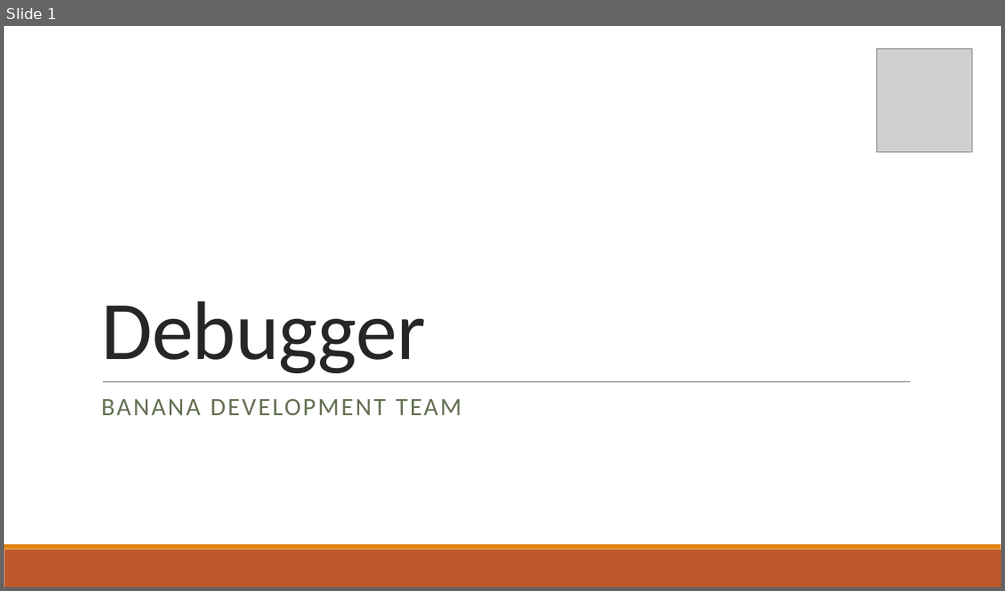
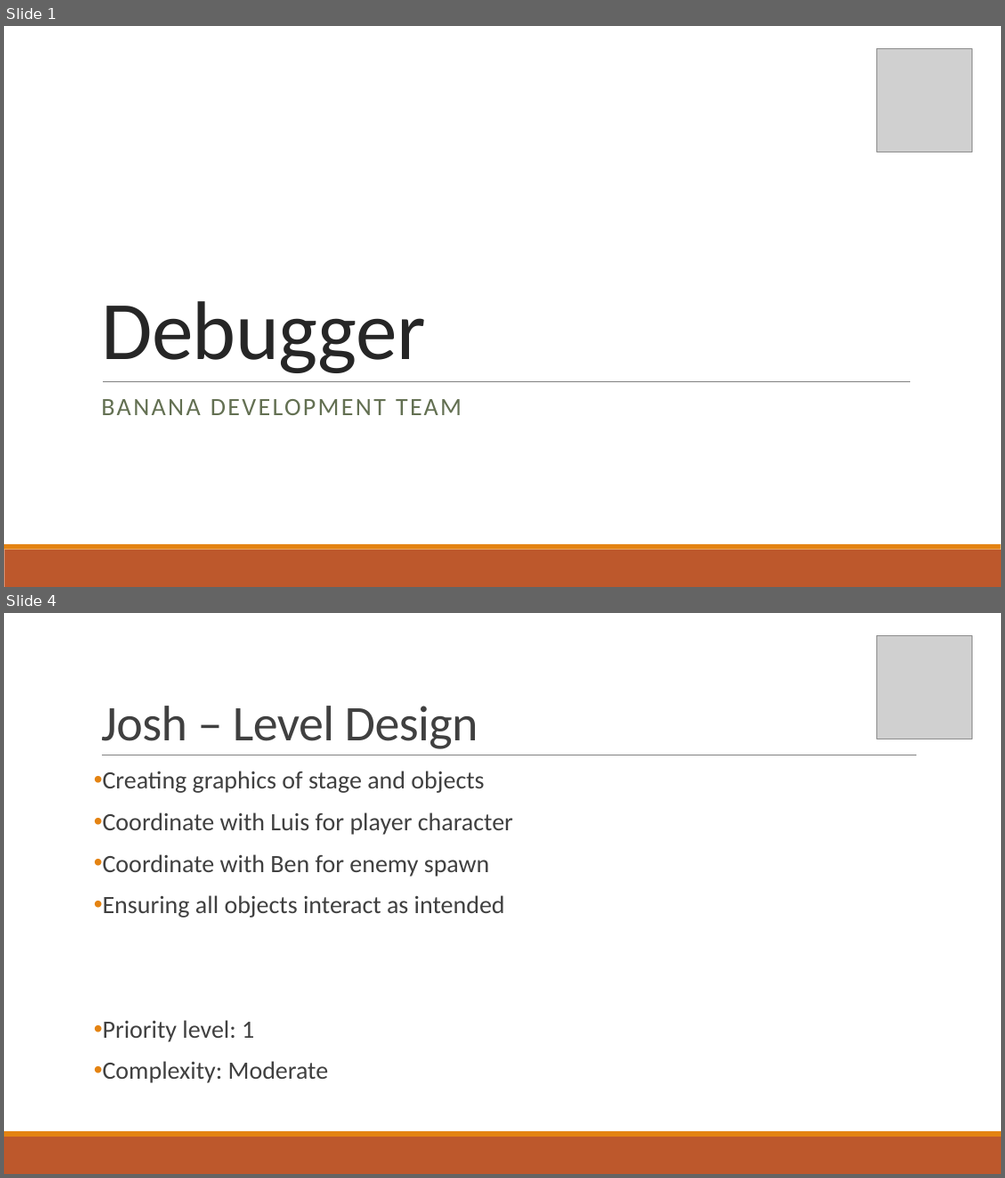
Before and after one commit to Corbono2/Banana-Clone, a slide deck: docs/Debugger.pptx. Shown one above the other, each under a label of ours: slide 1 before the commit, slides 1 and 4 after it; the slides between them are not shown. The pictures are 1005x591 and 1005x1178 pixels, drawn with LibreOffice and Linux fonts; fonts in the diff are those of the drawing; grey boxes stand for pictures. Boxes give left, top, right and bottom in pixels: in the first picture for what was removed or moved away, otherwise in the second. Text is boxed around its words. In the diff, an @@ line names an element or a change of style, - is before the commit and + after.

Commit message:
added in slides for level - josh

```diff
--- a/docs/Debugger.pptx
+++ b/docs/Debugger.pptx
@@ slide 4 added at (x1=4, y1=613, x2=1001, y2=1174), background #FFFFFF; not listed: 2 template elements that a slide beside it also shows @@
@@ picture added at (x1=877, y1=635, x2=972, y2=738) @@
@@ title added at (x1=101, y1=706, x2=478, y2=749), 48 pt, text #404040 @@
+Josh – Level Design
@@ line added from (102, 755) to (917, 755), #808080 0.5 pt @@
@@ text added at (x1=103, y1=771, x2=513, y2=1083), 24 pt, text #404040 @@
+• Creating graphics of stage and objects
+• Coordinate with Luis for player character
+• Coordinate with Ben for enemy spawn
+• Ensuring all objects interact as intended
+• Priority level: 1
+• Complexity: Moderate
```
Also in this commit, not shown: 3 other slides added.
